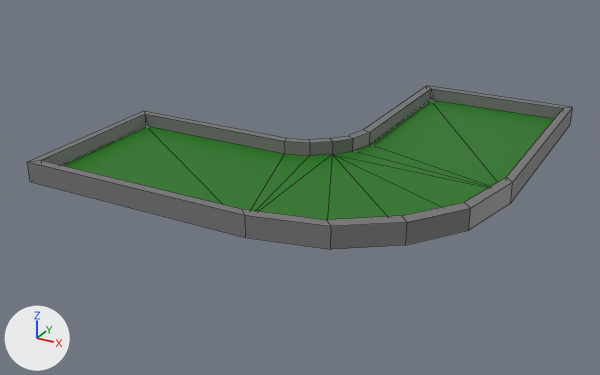
An edit to the OBJ model res/models/Buildings/Environment/GrassCornerGray.obj, drawn before and after from the same camera.
Rendered twice from a 50 mm camera at (13.22, -17.47, 9.1) aimed at (2.15, 2.67, -0.97). Lighting does not change. The marker at lower left points along +X, +Y and +Z. Mesh edges are drawn as thin lines. Where no turn or scale is listed for an object, it has been applied to the vertices.

Names of what the first picture shows: 'trawka.004'.
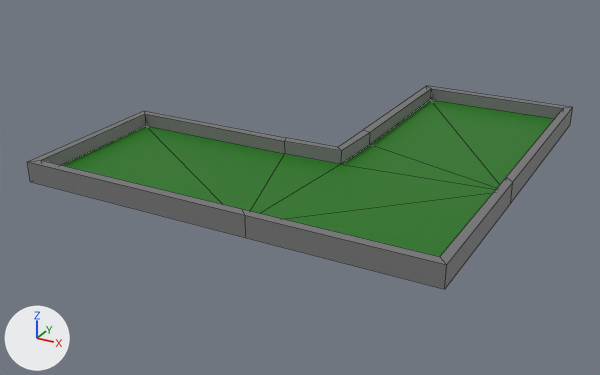
Location of each change, (x1, y1, x2, y2) in pixels of the pictures (600 x 375 px):
'trawka.004', reshaped (24% taller)
    before: (27, 86, 573, 249)
    after: (27, 86, 573, 289)
part 1 of me_trawka_004, cut back
    before: (242, 130, 513, 249)
    after: (242, 130, 513, 289)

Diff of the bpy script that builds the scene:
```diff
--- a/res/models/Buildings/Environment/GrassCornerGray.obj.py
+++ b/res/models/Buildings/Environment/GrassCornerGray.obj.py
@@ me_trawka_004 @@
 # used by ob_trawka_004; location = (0.0, 0.0, 0.0)
-me_trawka_004.from_pydata(...)  # 59 vertices, 57 faces; spans x -3.52..8.52, y -2.52..9.52, z 0.0..0.6
+me_trawka_004.from_pydata(...)  # 40 vertices, 38 faces; spans x -3.52..8.52, y -2.52..9.52, z 0.0..0.6
+# me_trawka_004 part 1
+# 27 vertices are removed from x 2.42..8.07, y -2.07..6.0, z 0.0..0.6
+# 35 faces are deleted
+# 8 vertices are added at x 3.45..8.52, y -2.52..2.55, z 0.0..0.6
+# 16 new faces join them
 me_trawka_004.materials.append(mat_basictexture)
```
